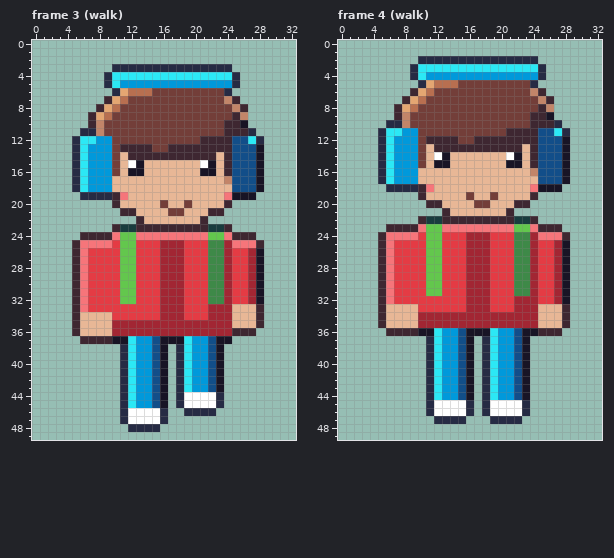
A pixel-art file gets an edit: art/ambient/ambient-pedestrian@69.aseprite. This is how it looked before the edit.
33x50 pixels, 4 frames. Shown: frame 3 (walk), frame 4 (walk). The commit also changed other frames, which this record leaves out.
Now the later version:
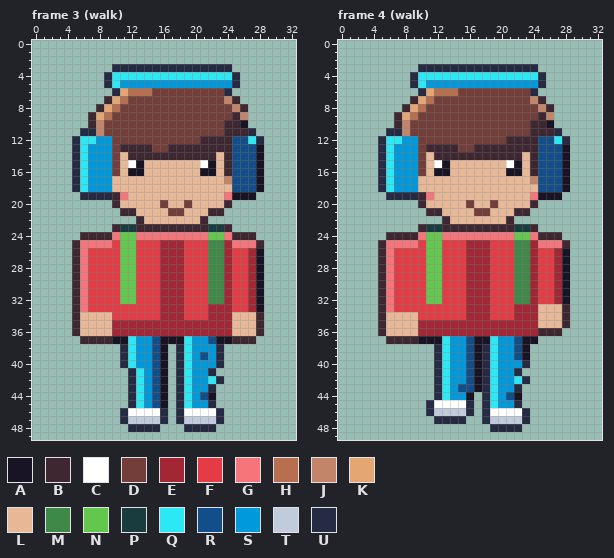
Palette (. is transparent): A #181425  B #3e2731  C #ffffff  D #733e39  E #a22633  F #e43b44  G #f6757a  H #b86f50  J #c28569  K #e4a672  L #e8b796  M #3e8948  N #63c74d  P #193c3e  Q #2ce8f5  R #124e89  S #0099db  T #c0cbdc  U #262b44
The exact change:
Changed rows in their new state; - is an unchanged pixel.
Frame 3 (walk):
first column x 11:
33 --------------FFEA
36 --------------LLLB
37 --------------BBB-
38 -----------SU-----
39 ----------RSU-----
40 -----------SU-----
41 .UQ--------U.-----
42 .UQ--------QU-----
43 .UQ--------U.-----
44 .UQ-----QSRA.-----
45 .UQ-----QSSU.-----
46 -------UCCCCU-----
47 -TTTT--UTTTTU-----
48 --------UUUU------
Frame 4 (walk):
first column x 5:
 2 -----...............----
 3 ----.UUUUUUUUUUUUUUU.---
 4 ------QQQQQQQQQQQQQQ----
 5 ----UQSSSSSSSSSSSSSSU---
 6 ----.UKHHH---------U.---
 7 ---.BKH------------JB.--
 8 --.BKH--------------JB--
 9 ---KH--------------D-J--
10 -.B------------------A.-
11 .UUJD-----------DDD-BBU.
12 --Q---DDDD--DDDD------QU
13 ------B---DD------B-----
14 -------BBBBBBBBBBB------
15 -------C--------C-------
16 -----D-AA-------AA-B----
17 -------------------J----
18 UQSSSLL------------LRRRA
19 -UUUU-G----L--L----GAAA-
20 -----BLL---DLLD--LLB----
21 ------BBL---DD--LBB-----
22 -----...-LLLLLLL-...----
23 -....BPPBBBBBBBBBPPB...-
24 .BBBBG--GGGGGGGGGNNGBBB.
25 --GGG---------------GGGB
first column x 5:
32 ------NN---------MM-
33 -GFFF---------------
34 -----FFFFFF---FFF---
36 BLLLLEEEEEEEEEEEEEEE
37 -BBBBAAAQ-SRAA-----A
38 ------.UQ-SRA-------
39 ------.UQ-SRA-------
40 ------.UQ-SRA----SU-
41 ------.UQ-SRA----U.-
42 ------.UQ-SRA----QU-
43 ------.UQ--RA----U.-
44 ------.UQ-S-----RA.-
45 --------------QSSU.-
46 -------TTTT---------
47 -------------UTTTTU-
48 --------------UUUU--
Changed places in both pictures, as pixel boxes (x1, y1, x2, y2):
changed: (120, 304, 264, 432)
changed: (378, 56, 570, 248)
changed: (378, 296, 538, 432)
